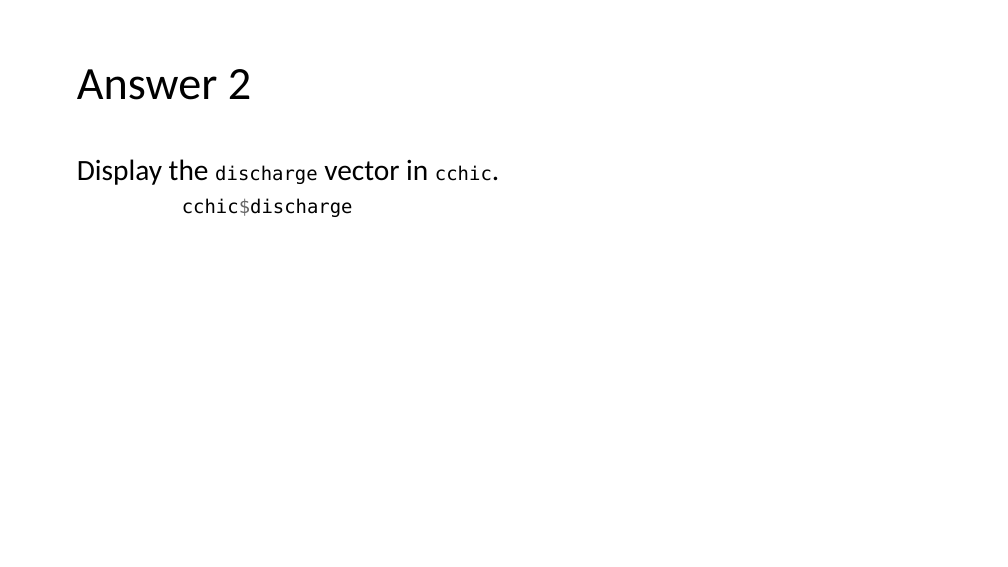
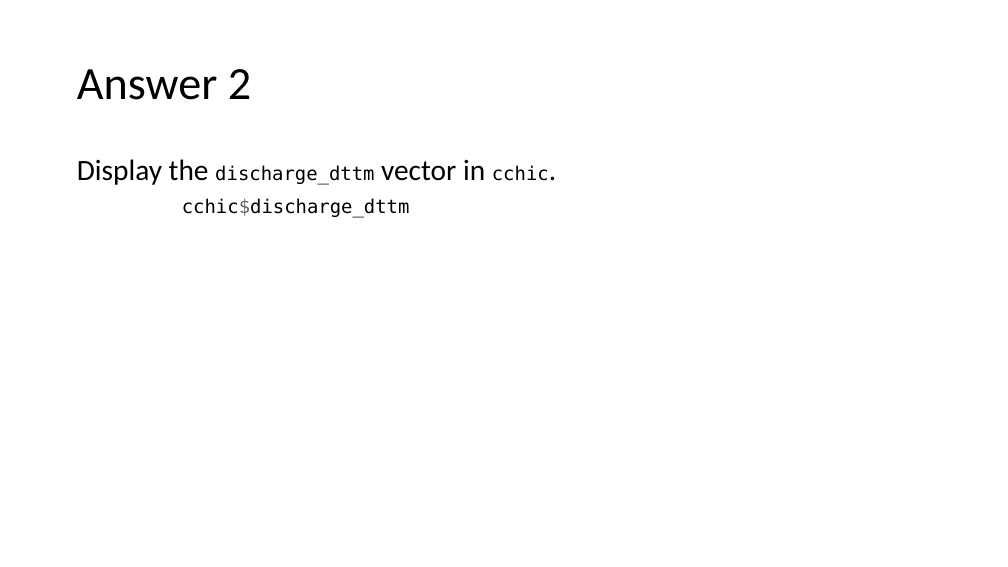
Before and after one commit to uclh-criu/learning-datascience, a slide deck: slide 29 of sessions/4-read-data.pptx. Drawn at 1008x567 pixels with LibreOffice and Linux fonts; fonts in the diff are those of the drawing. Boxes give left, top, right and bottom in pixels: in the first picture for what was removed or moved away, otherwise in the second. Text is boxed around its words. In the diff, an @@ line names an element or a change of style, - is before the commit and + after.

Commit message:
complete previous typo fix & knit to ppt

```diff
--- a/sessions/4-read-data.pptx
+++ b/sessions/4-read-data.pptx
@@ text at (77, 159, 549, 218): text changed @@
-Display the discharge vector in cchic.
-cchic$discharge
+Display the discharge_dttm vector in cchic.
+cchic$discharge_dttm
```
Also in this commit, not shown: 1 other slide changed, 1 other file.
